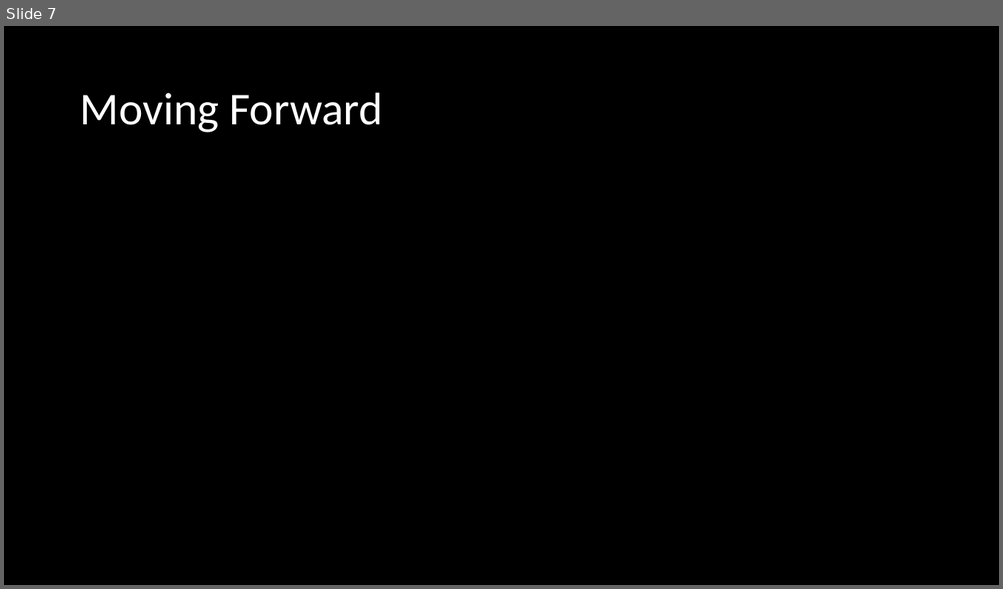
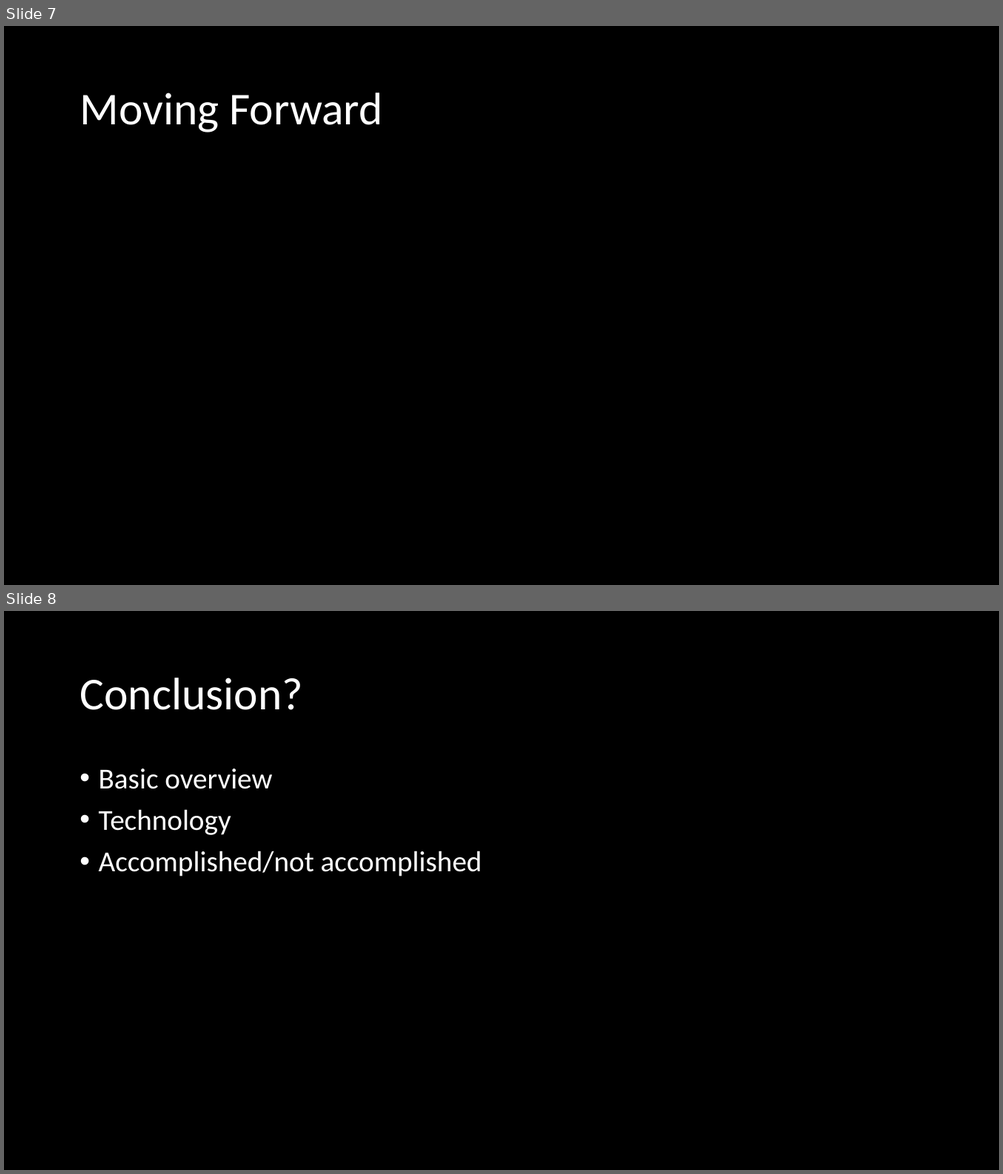
Before and after one commit to TTTriplicate/DnDCharGenerator, a slide deck: DnDPresentation.pptx. Shown one above the other, each under a label of ours: slide 7 before the commit, slides 7 and 8 after it. The pictures are 1003x589 and 1003x1174 pixels, drawn with LibreOffice and Linux fonts; fonts in the diff are those of the drawing. Boxes give left, top, right and bottom in pixels: in the first picture for what was removed or moved away, otherwise in the second. Text is boxed around its words. In the diff, an @@ line names an element or a change of style, - is before the commit and + after.

Commit message:
presentation updated

```diff
--- a/DnDPresentation.pptx
+++ b/DnDPresentation.pptx
@@ slide 8 added at bbox=[4, 611, 999, 1170], background #000000 @@
@@ title added at bbox=[79, 678, 303, 710], 44 pt, text #FFFFFF @@
+Conclusion?
@@ text added at bbox=[99, 769, 482, 877], 28 pt, text #FFFFFF @@
+• Basic overview
+• Technology
+• Accomplished/not accomplished
```
Also in this commit, not shown: 1 slide removed, 10 other files.
